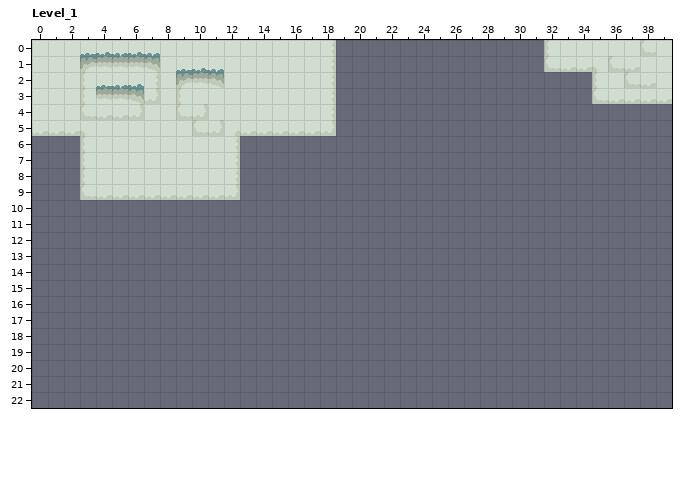
Level history. LDtk project: examples/game/assets/tilemaps/map_0.ldtk. Above, as it was before the edit.
Cells are 16x16 px. Shown: Level_1 x 0..39, y 0..22. The commit also changed other parts of the map, which this record leaves out.
After:
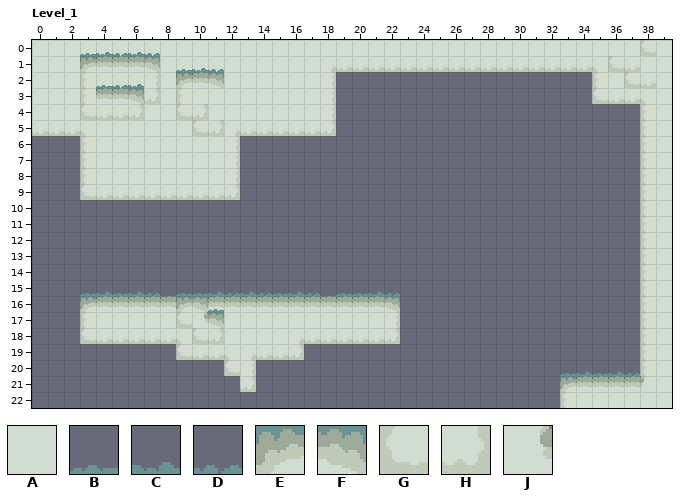
Key: from "Snow": A 1 "Snow"; from "Snow_tileset2": B 0, C 1, D 2, E 5, F 7, G 15, H 17, J 18.
_ is an empty cell.
Diff:
Layer "Snow":
y 0..1: x 19..31 _____________ -> AAAAAAAAAAAAA
y 4..15: x 38..39 __ -> AA
y 16..18: x 3..22 ____________________ -> AAAAAAAAAAAAAAAAAAAA; x 38..39 __ -> AA
y 19: x 9..16 ________ -> AAAAAAAA; x 38..39 __ -> AA
y 20: x 12..13 __ -> AA; x 38..39 __ -> AA
y 21: x 13 _ -> A; x 33..39 _______ -> AAAAAAA
y 22: x 33..39 _______ -> AAAAAAA
Layer "Decour_snow":
y 15: x 3..7 _____ -> BCBCD; x 9..17 _________ -> BBCDCDBCD; x 19..22 ____ -> BBCD
y 16: x 9..11 ___ -> EFB
y 17: x 9..11 ___ -> GJF
y 18: x 10..11 __ -> GH
y 20: x 33..37 _____ -> BCBCD
